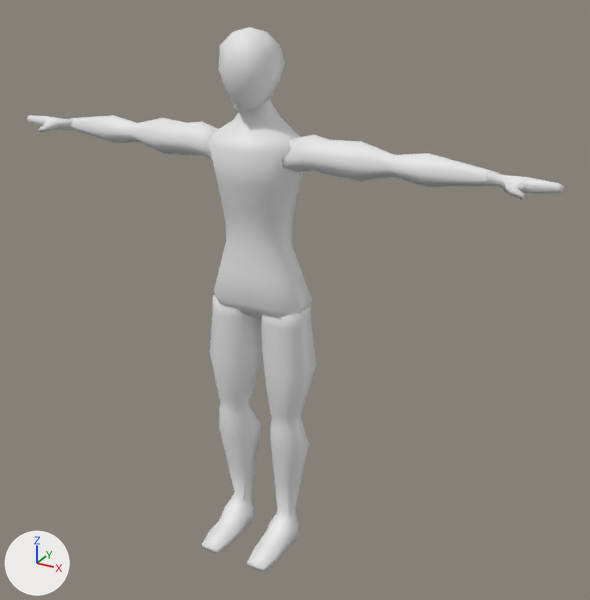
What one commit did to the FBX model Assets/Art/TFPH Fighter.fbx.
The view is the same before and after, from a 50 mm camera at (1.181, -1.918, 1.829) aimed at (0.099, 0.05, 0.845). The axes (+X, +Y, +Z) are drawn at lower left. The lights are the same throughout. The picture after the commit comes second. Vertices at exactly the same position are counted once.

The older version as bpy lines, for what is in view:
```python
mat_material = principled_material('Material')
mat_material.base_color = (0.8, 0.8, 0.8)  # white #e7e7e7
me_cube_001 = bpy.data.meshes.new('Cube.001')
me_cube_001.from_pydata(...)  # 666 vertices, 631 faces; spans x -0.84..0.84, y -0.19..0.1, z 0.0..1.62
me_cube_001.materials.append(mat_material)  # white #e7e7e7
ob_mesh = bpy.data.objects.new('Mesh', me_cube_001)
ob_mesh.location = (0.0, 0.0, 0.0)
```
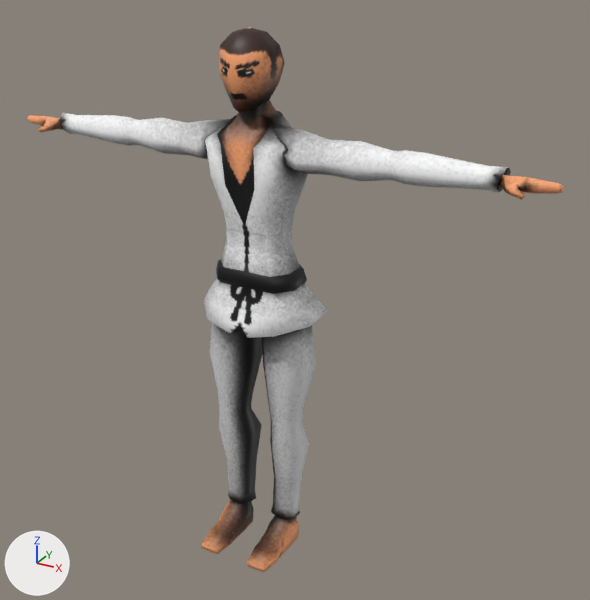
Location of each change, [x1, y1, x2, y2] in pixels of the pictures (590 x 600 px; the box of a moved part takes in the faces that stretch with it):
'Mesh', surface changed, reshaped: [27, 27, 564, 573] in both
part 1 of me_cube_001, built on: before [179, 108, 329, 318]; after [179, 107, 329, 338]
part 2 of me_cube_001, moved or reshaped: before [352, 141, 500, 187]; after [352, 141, 511, 193]
part 3 of me_cube_001, moved or reshaped: before [69, 115, 161, 152]; after [60, 113, 162, 153]
part 4 of me_cube_001, built on: before [227, 460, 302, 522]; after [227, 459, 302, 522]
part 5 of me_cube_001, surface changed: [27, 27, 564, 573] in both

The change, as a list of edits to the scene's bpy script:
```text
Add img_tfph_fighter_color_1_ao_png:
    img_tfph_fighter_color_1_ao_png = load_image('TFPH Fighter Color_1_AO.png', 'TFPH Fighter Color_1_AO.png', 256, 256, 'sRGB')
Change mat_material:
    remove mat_material.base_color = (0.8, 0.8, 0.8)  # white #e7e7e7
    add mat_material.texture = img_tfph_fighter_color_1_ao_png  # with its transparency
Change me_cube_001:
    used by ob_mesh; location = (0.0, 0.0, 0.0)
    remove me_cube_001.from_pydata(...)  # 666 vertices, 631 faces; spans x -0.84..0.84, y -0.19..0.1, z 0.0..1.62
    add me_cube_001.from_pydata(...)  # 808 vertices, 779 faces; spans x -0.84..0.84, y -0.19..0.15, z 0.0..1.62
    me_cube_001 part 1: 66 vertices moved from x -0.18..0.18, y -0.11..0.1, z 0.84..1.36 to x -0.16..0.16, y -0.09..0.09, z 0.84..1.36; 25 vertices removed from x -0.1..0.1, y -0.1..0.1, z 0.85..1.38; 135 vertices added at x -0.19..0.19, y -0.11..0.15, z 0.76..1.48
    me_cube_001 part 2: 48 vertices moved from x 0.41..0.7, y -0.03..0.03, z 1.27..1.34 to x 0.4..0.7, y -0.04..0.04, z 1.26..1.35
    me_cube_001 part 3: 48 vertices moved from x -0.7..-0.41, y -0.03..0.03, z 1.27..1.34 to x -0.7..-0.4, y -0.04..0.04, z 1.26..1.35
    me_cube_001 part 4: 16 vertices removed from x -0.11..0.11, y -0.01..0.04, z 0.1; 48 vertices added at x -0.13..0.13, y -0.03..0.05, z 0.08..0.12
    me_cube_001 part 5: 528 kept faces spanning x -0.84..0.84, y -0.19..0.1, z 0.0..1.62 get new texture (UV) coordinates
```
